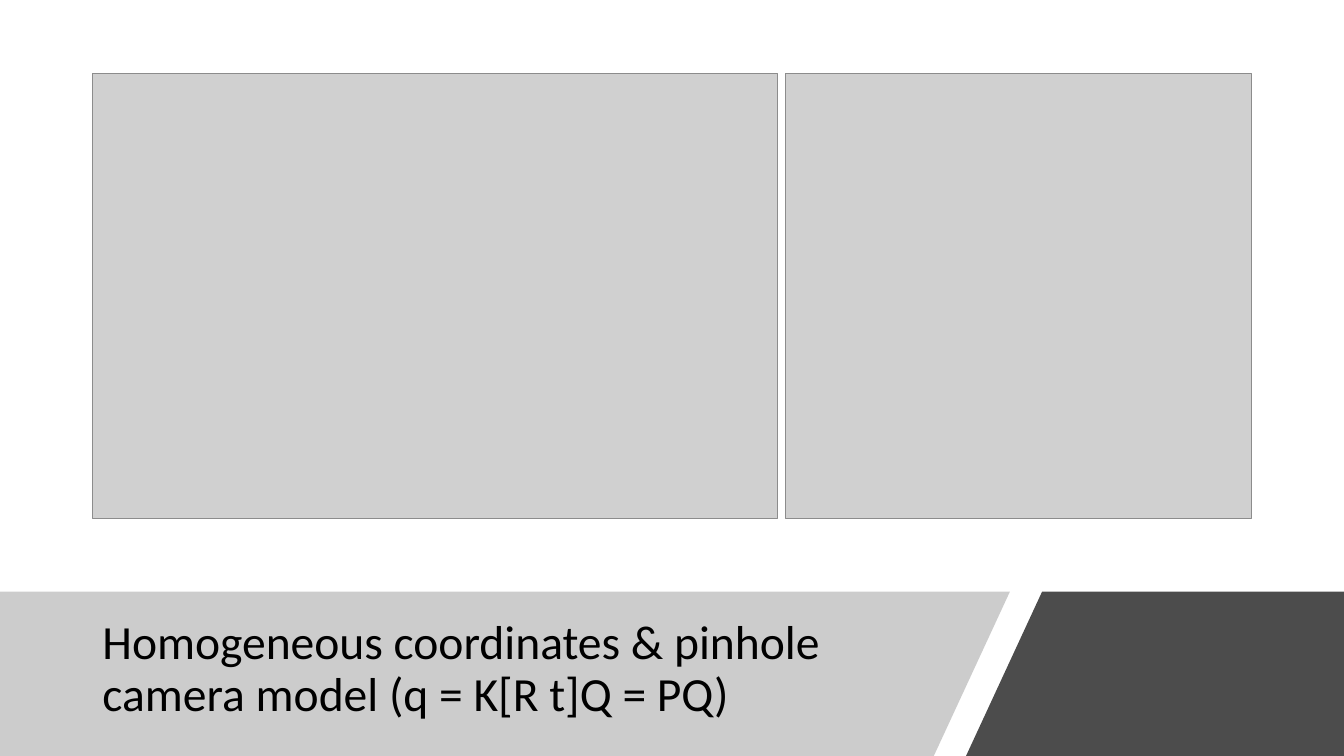
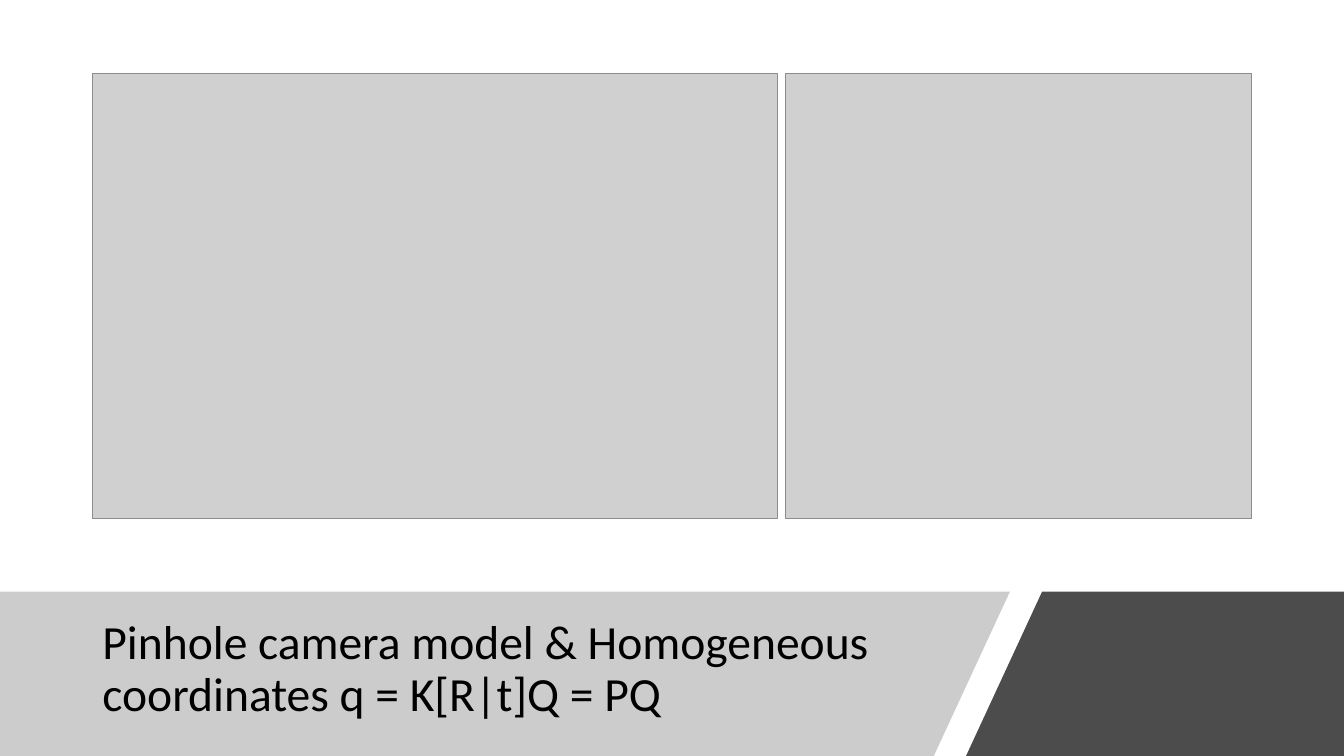
Before and after one commit to gitglob/02504-Computer-Vision, a slide deck: slide 1 of exam/presentation.pptx. Drawn at 1344x756 pixels with LibreOffice and Linux fonts; fonts in the diff are those of the drawing; grey boxes stand for pictures. Boxes give left, top, right and bottom in pixels: in the first picture for what was removed or moved away, otherwise in the second. Text is boxed around its words. In the diff, an @@ line names an element or a change of style, - is before the commit and + after.

```diff
--- a/exam/presentation.pptx
+++ b/exam/presentation.pptx
@@ title at bbox=[102, 626, 869, 719]: text changed @@
-Homogeneous coordinates & pinhole camera model (q = K[R t]Q = PQ)
+Pinhole camera model & Homogeneous coordinates q = K[R|t]Q = PQ
```
Also in this commit, not shown: 1 slide added, 1 other file.
